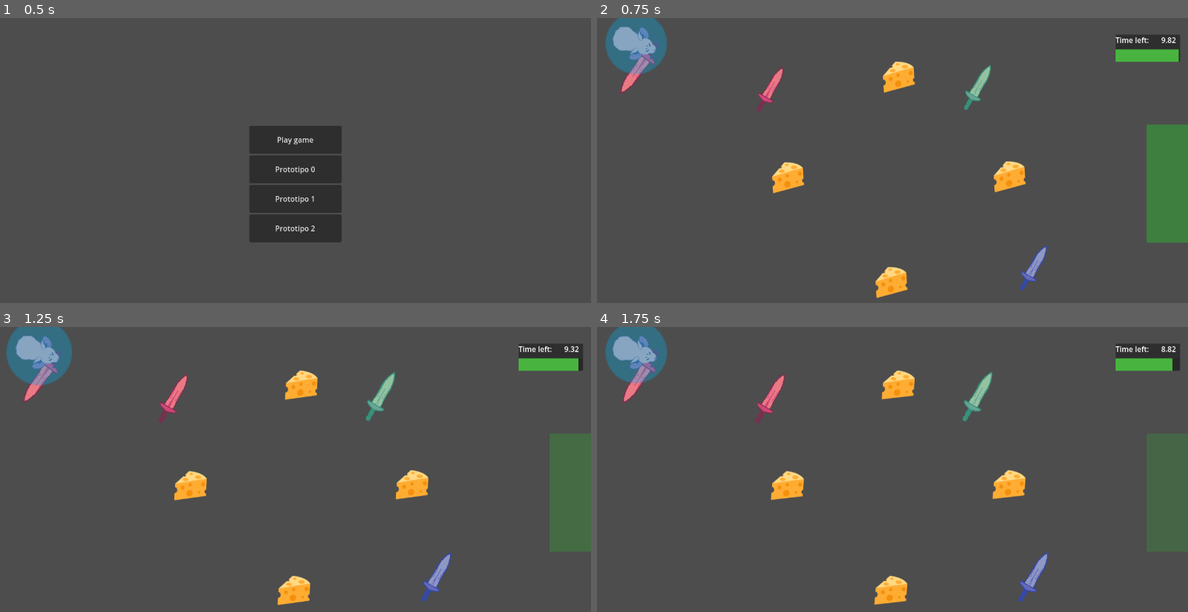
Above: before the commit, frames 1-4 (two rows, left to right).
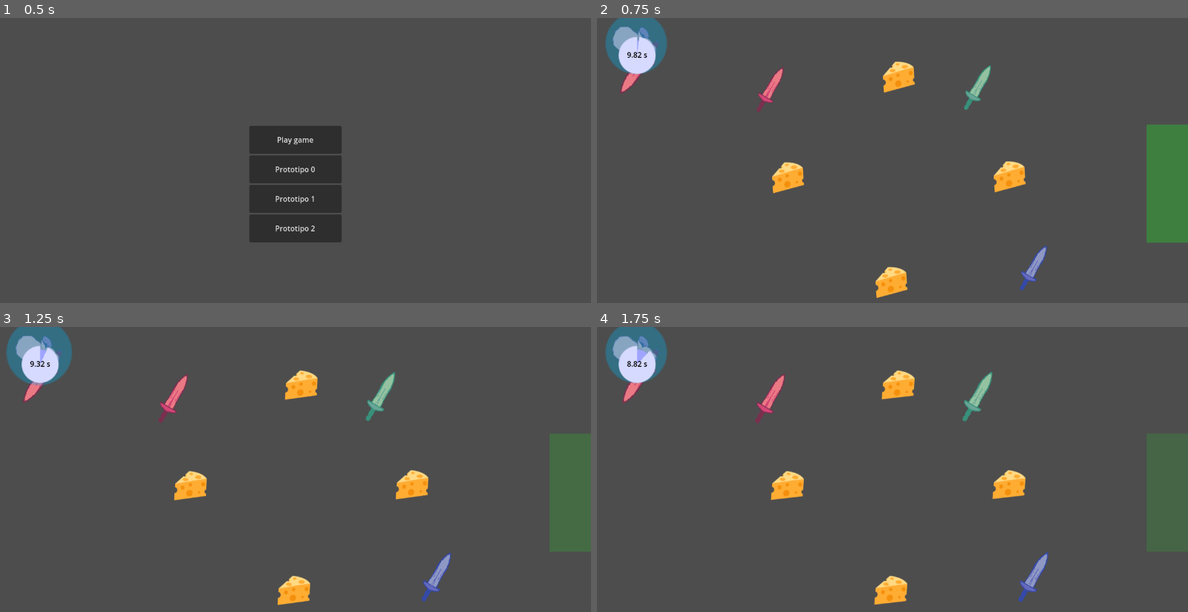
Above: after the commit, the same moments.

Repository: antimundo/rat-and-furrius
Game: Godot game, scene res://scenes/main_menu/main_menu.tscn
The game is run twice, just before and just after one commit, with the same random seed, the same clock (stepped at 60 frames per second) and the same inputs. Sound files missing from this copy of the repository are replaced by a short silence.
Inputs (mouse positions are in pixels of both pictures, inside the frame that each line leads up to):
- Up to frame 1 (0.5 s): no input
- Up to frame 2 (0.75 s): click "Play game" at 0.5 s
- Up to frame 3 (1.25 s): no input
- Up to frame 4 (1.75 s): move the mouse to (1022, 475) at 1.27 s

Frame 1 is identical in both runs. In frame 2, 1.7% of the frame differs, in the area x 3-99%, y 5-20%; in frame 3, 1.6%; in frame 4, 1.6%.

Commit message:
Update timer UI

Diff:
--- a/scenes/game_manager/end_game_timer.gd
+++ b/scenes/game_manager/end_game_timer.gd
@@ -2,14 +2,14 @@
 ## Used in game manager to update UI showing the time left before the game ends
 
 @onready var timer_label := %TimerValue
-@onready var timer_progress := %TimerProgressBar
+@onready var texture_progress_bar = %TimerProgressBar
 
 func _ready() -> void:
 	EventBus.got_cheese.connect(add_time)
 
 func _process(delta: float) -> void:
-	timer_label.text = "%3.2f" % time_left
-	timer_progress.ratio = time_left / wait_time
+	timer_label.text = "%3.2f s" % time_left
+	texture_progress_bar.value = time_left
 
 func add_time(time_to_add: float) -> void:
 	start(time_left + time_to_add)
--- a/scenes/game_manager/game_manager.tscn
+++ b/scenes/game_manager/game_manager.tscn
@@ -1,11 +1,9 @@
 [gd_scene load_steps=5 format=3 uid="uid://dsuf565vxlltg"]
 
 [ext_resource type="Script" path="res://scenes/game_manager/game_manager.gd" id="1_woiw8"]
+[ext_resource type="Texture2D" uid="uid://r28s42mguoxy" path="res://assets/sprites/circle.svg" id="2_43sdy"]
 [ext_resource type="Script" path="res://scenes/game_manager/end_game_timer.gd" id="2_ln6gs"]
 [ext_resource type="AudioStream" uid="uid://dtky6y0mv0gyv" path="res://assets/music/music_gameplay.ogg" id="3_7bieq"]
-
-[sub_resource type="StyleBoxFlat" id="StyleBoxFlat_e2o85"]
-bg_color = Color(0.282353, 0.705882, 0.247059, 1)
 
 [node name="game_manager" type="Node"]
 script = ExtResource("1_woiw8")
@@ -17,47 +15,55 @@
 offset_right = 40.0
 offset_bottom = 40.0
 
-[node name="Panel" type="Panel" parent="Control"]
-layout_mode = 0
-offset_left = 1123.0
-offset_top = 36.0
-offset_right = 1263.0
-offset_bottom = 95.0
+[node name="TextureRect" type="TextureRect" parent="Control"]
+self_modulate = Color(0.623529, 0.643137, 1, 1)
+layout_mode = 1
+anchors_preset = 8
+anchor_left = 0.5
+anchor_top = 0.5
+anchor_right = 0.5
+anchor_bottom = 0.5
+offset_left = 35.0
+offset_top = 29.0
+offset_right = 99.0
+offset_bottom = 93.0
+grow_horizontal = 2
+grow_vertical = 2
+texture = ExtResource("2_43sdy")
 
-[node name="Label" type="Label" parent="Control/Panel"]
+[node name="TimerProgressBar" type="TextureProgressBar" parent="Control/TextureRect"]
+unique_name_in_owner = true
+modulate = Color(0.839216, 0.854902, 1, 1)
 layout_mode = 1
-offset_right = 77.0
-offset_bottom = 26.0
+offset_left = -8.0
+offset_top = -8.0
+offset_right = 72.0
+offset_bottom = 72.0
+max_value = 10.0
+step = 0.0
+value = 10.0
+fill_mode = 5
+nine_patch_stretch = true
+texture_progress = ExtResource("2_43sdy")
+
+[node name="TimerValue" type="Label" parent="Control/TextureRect/TimerProgressBar"]
+unique_name_in_owner = true
+layout_mode = 1
+anchors_preset = 8
+anchor_left = 0.5
+anchor_top = 0.5
+anchor_right = 0.5
+anchor_bottom = 0.5
+offset_left = -20.5
+offset_top = -13.0
+offset_right = 20.5
+offset_bottom = 13.0
+grow_horizontal = 2
+grow_vertical = 2
 size_flags_horizontal = 8
 size_flags_vertical = 0
-text = "Time left: "
-
-[node name="TimerValue" type="Label" parent="Control/Panel"]
-unique_name_in_owner = true
-layout_mode = 1
-anchors_preset = 1
-anchor_left = 1.0
-anchor_right = 1.0
-offset_left = -41.0
-offset_bottom = 26.0
-grow_horizontal = 0
-size_flags_horizontal = 8
-size_flags_vertical = 0
+theme_override_colors/font_color = Color(0, 0, 0, 1)
 text = "99.99"
-
-[node name="TimerProgressBar" type="ProgressBar" parent="Control/Panel"]
-unique_name_in_owner = true
-layout_mode = 1
-anchors_preset = 12
-anchor_top = 1.0
-anchor_right = 1.0
-anchor_bottom = 1.0
-offset_top = -27.0
-grow_horizontal = 2
-grow_vertical = 0
-theme_override_styles/fill = SubResource("StyleBoxFlat_e2o85")
-value = 100.0
-show_percentage = false
 
 [node name="EndGameTimer" type="Timer" parent="."]
 wait_time = 10.0
--- a/scenes/gameplay/levels/level_0.tscn
+++ b/scenes/gameplay/levels/level_0.tscn
@@ -9,37 +9,33 @@
 [node name="level_0" type="Node2D"]
 script = ExtResource("1_fgpct")
 
-[node name="Level" type="Node2D" parent="."]
-
-[node name="Player" parent="Level" instance=ExtResource("1_b3dob")]
+[node name="Player" parent="." instance=ExtResource("1_b3dob")]
 position = Vector2(85, 55)
 
-[node name="Goal" parent="Level" instance=ExtResource("3_hc02h")]
+[node name="Goal" parent="." instance=ExtResource("3_hc02h")]
 position = Vector2(1318, 359)
 
-[node name="WeaponPick" parent="Level" instance=ExtResource("6_rty11")]
+[node name="TimeCheese" parent="." instance=ExtResource("5_2eoy1")]
+position = Vector2(413, 344)
+
+[node name="TimeCheese2" parent="." instance=ExtResource("5_2eoy1")]
+position = Vector2(653, 126)
+
+[node name="TimeCheese3" parent="." instance=ExtResource("5_2eoy1")]
+position = Vector2(893, 342)
+
+[node name="TimeCheese4" parent="." instance=ExtResource("5_2eoy1")]
+position = Vector2(637, 571)
+
+[node name="WeaponPick" parent="." instance=ExtResource("6_rty11")]
 position = Vector2(376, 154)
 
-[node name="WeaponPick2" parent="Level" instance=ExtResource("6_rty11")]
+[node name="WeaponPick2" parent="." instance=ExtResource("6_rty11")]
 position = Vector2(825, 150)
 current_weapon = 1
 
-[node name="WeaponPick3" parent="Level" instance=ExtResource("6_rty11")]
+[node name="WeaponPick3" parent="." instance=ExtResource("6_rty11")]
 position = Vector2(946, 541)
 current_weapon = 2
 
-[node name="Cheese" type="Node2D" parent="."]
-
-[node name="TimeCheese" parent="Cheese" instance=ExtResource("5_2eoy1")]
-position = Vector2(413, 344)
-
-[node name="TimeCheese2" parent="Cheese" instance=ExtResource("5_2eoy1")]
-position = Vector2(653, 126)
-
-[node name="TimeCheese3" parent="Cheese" instance=ExtResource("5_2eoy1")]
-position = Vector2(893, 342)
-
-[node name="TimeCheese4" parent="Cheese" instance=ExtResource("5_2eoy1")]
-position = Vector2(637, 571)
-
-[connection signal="player_entered_goal" from="Level/Goal" to="." method="_on_player_entered_goal"]
+[connection signal="player_entered_goal" from="Goal" to="." method="_on_player_entered_goal"]
--- a/scenes/gameplay/time_cheese.gd
+++ b/scenes/gameplay/time_cheese.gd
@@ -1,7 +1,7 @@
 extends Sprite2D
 # Used in levels to increase the time the player has left
 
-@export var time_to_add: float = 2.0
+@export var time_to_add: float = 1
 @export var pickup_color := Color.WHITE
 var pick_particles = preload("res://scenes/gameplay/cheese_pick_particle.tscn")
 
--- a/scenes/gameplay/time_cheese.tscn
+++ b/scenes/gameplay/time_cheese.tscn
@@ -7,23 +7,6 @@
 
 [sub_resource type="CircleShape2D" id="CircleShape2D_d6lpd"]
 radius = 60.0
-
-[sub_resource type="Animation" id="Animation_e6yad"]
-resource_name = "idle"
-length = 2.0
-loop_mode = 1
-tracks/0/type = "value"
-tracks/0/imported = false
-tracks/0/enabled = true
-tracks/0/path = NodePath(".:rotation")
-tracks/0/interp = 1
-tracks/0/loop_wrap = true
-tracks/0/keys = {
-"times": PackedFloat32Array(0, 1),
-"transitions": PackedFloat32Array(-2, -2),
-"update": 0,
-"values": [-0.0872665, 0.0872665]
-}
 
 [sub_resource type="Animation" id="Animation_5a0op"]
 length = 0.001
@@ -72,6 +55,23 @@
 "transitions": PackedFloat32Array(1),
 "update": 1,
 "values": [true]
+}
+
+[sub_resource type="Animation" id="Animation_e6yad"]
+resource_name = "idle"
+length = 2.0
+loop_mode = 1
+tracks/0/type = "value"
+tracks/0/imported = false
+tracks/0/enabled = true
+tracks/0/path = NodePath(".:rotation")
+tracks/0/interp = 1
+tracks/0/loop_wrap = true
+tracks/0/keys = {
+"times": PackedFloat32Array(0, 1),
+"transitions": PackedFloat32Array(-2, -2),
+"update": 0,
+"values": [-0.0872665, 0.0872665]
 }
 
 [sub_resource type="Animation" id="Animation_2oq4l"]
